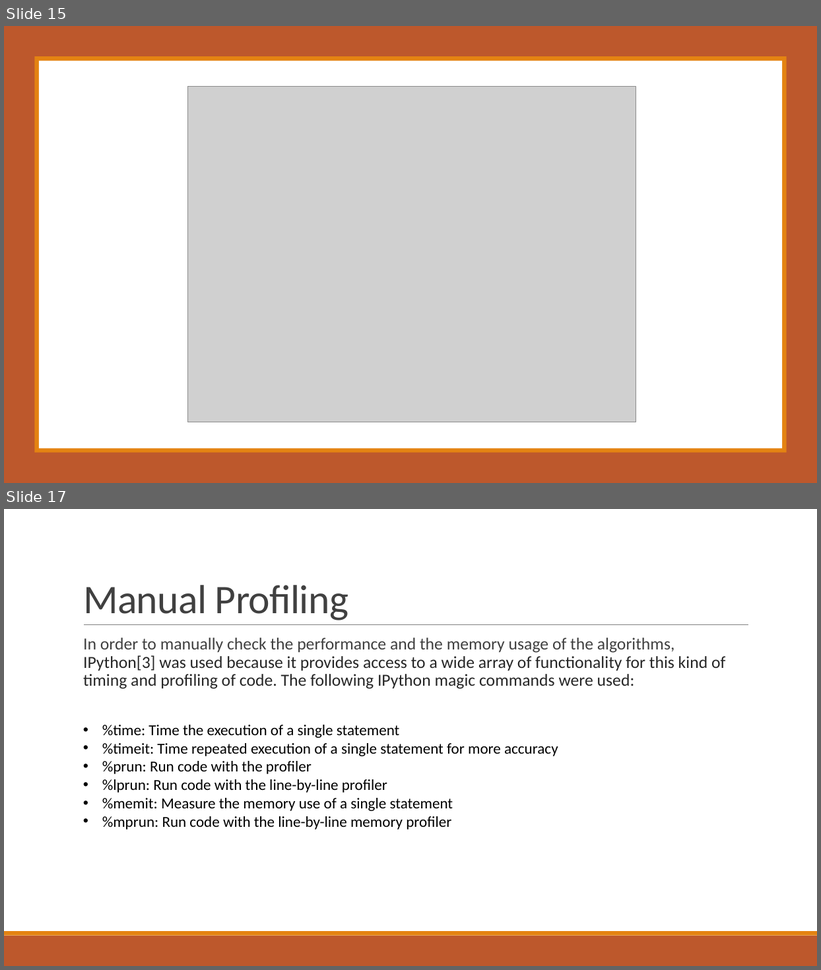
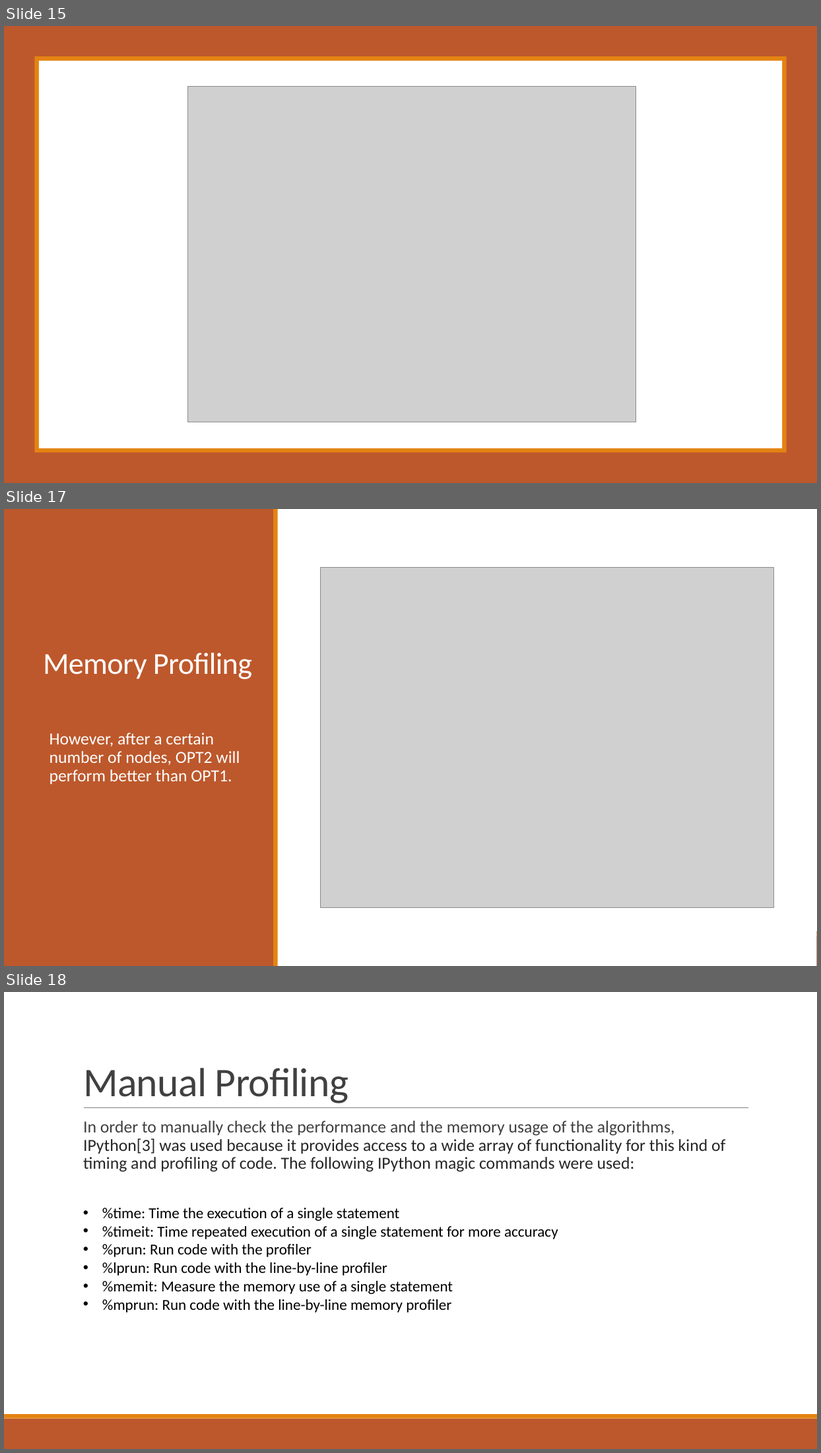
Before and after one commit to spolo96/aapp-retiming_project, a slide deck: Retiming10670388_ProjectPresentation.pptx. Shown one above the other, each under a label of ours: slides 15 and 17 before the commit, slides 15, 17 and 18 after it; the slides between them are not shown. The pictures are 821x970 and 821x1453 pixels, drawn with LibreOffice and Linux fonts; fonts in the diff are those of the drawing; grey boxes stand for pictures. Boxes give left, top, right and bottom in pixels: in the first picture for what was removed or moved away, otherwise in the second. Text is boxed around its words. In the diff, an @@ line names an element or a change of style, - is before the commit and + after.

```diff
--- a/Retiming10670388_ProjectPresentation.pptx
+++ b/Retiming10670388_ProjectPresentation.pptx
@@ slide 17 added at [4,509,817,966], background #FFFFFF; not listed: 2 template elements that a slide beside it also shows @@
@@ rectangle added at [4,509,817,966], fill #FFFFFF @@
@@ rectangle added at [4,509,274,966], fill #BD582C @@
@@ rectangle added at [274,509,278,966], fill #E48312 @@
@@ picture added at [321,568,774,908] @@
@@ title added at [43,653,252,679], 36 pt, text #FFFFFF @@
+Memory Profiling
@@ text added at [50,733,240,784], 20 pt, text #FFFFFF @@
+  However, after a certain number of nodes, OPT2 will perform better than OPT1.
@@ what was slide 17 is now slide 18 @@
```
Also in this commit, not shown: 1 slide changed, 7 other files.
